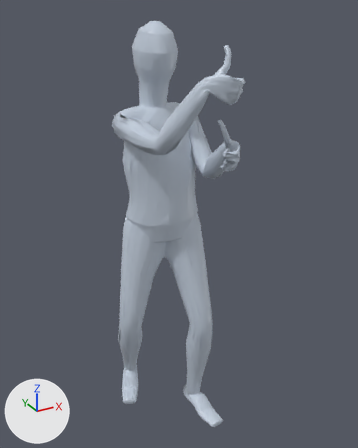
A saved change to the glTF model app/assets/anims/Base/unarmed_attack_heavy.glb.
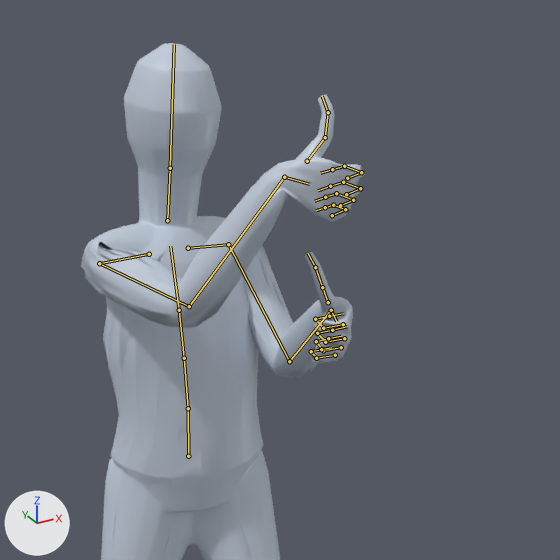
Each version appears first whole from a camera (50 mm lens) standing at (-0.873, -1.794, 1.818) and looking at (0.04, -0.136, 0.989), and next in a close-up on the part from 21% to 94% of the width and 0% to 59% of the height. The axes (+X, +Y, +Z) are drawn at lower left. The lights are the same throughout. The older version's two pictures come first. Both versions are drawn at frame 12 of the action 'Animation'; the numbers are the values there. The bones that change, and the others that lie on the model, are drawn over the model as lines in the close-ups.

The first close-up shows 'Body_human_male'.
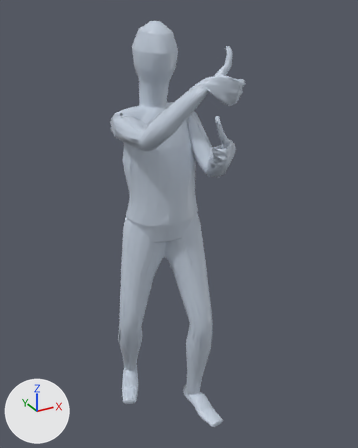
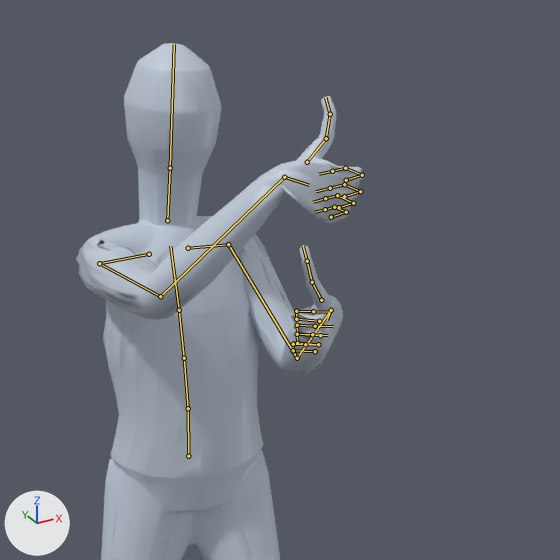
Boxes [x1, y1, x2, y2] around the edits, measured in the close-ups (560 x 560 px):
'Body_human_male', posed: before [81, 43, 365, 560]; after [76, 43, 365, 560]
bone 'mixamorig:LeftArm', root to tip: before (228, 244) to (289, 361); after (228, 244) to (297, 358)
bone 'mixamorig:LeftHand', root to tip: before (331, 310) to (336, 321); after (331, 310) to (327, 320)
bone 'mixamorig:RightArm', root to tip: before (99, 263) to (189, 306); after (99, 263) to (160, 296)
bone 'mixamorig:RightHand', root to tip: before (284, 177) to (309, 184); after (284, 177) to (309, 185)

What the commit changed:
Bone 'mixamorig:LeftArm' (bone_mixamorig_leftarm) turns from (-74, -39, -28) to (-68, -38, -33) degrees about its own x, y and z.
Bone 'mixamorig:LeftHand' (bone_mixamorig_lefthand) turns from (-17, -15, 50) to (-41, -19, 50) degrees about its own x, y and z.
Bone 'mixamorig:RightArm' (bone_mixamorig_rightarm) turns from (-39, 74, 51) to (-8, 54, 71) degrees about its own x, y and z.
Bone 'mixamorig:RightHand' (bone_mixamorig_righthand) turns from (-36, 15, -70) to (-50, 33, -78) degrees about its own x, y and z.
